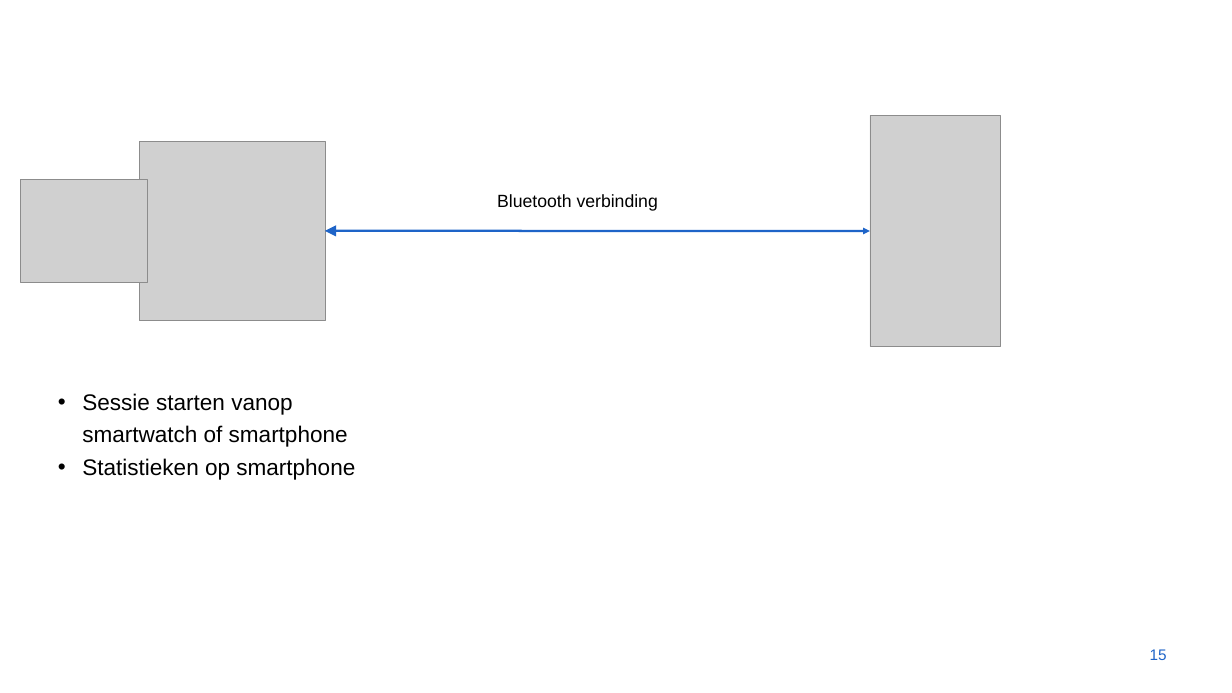
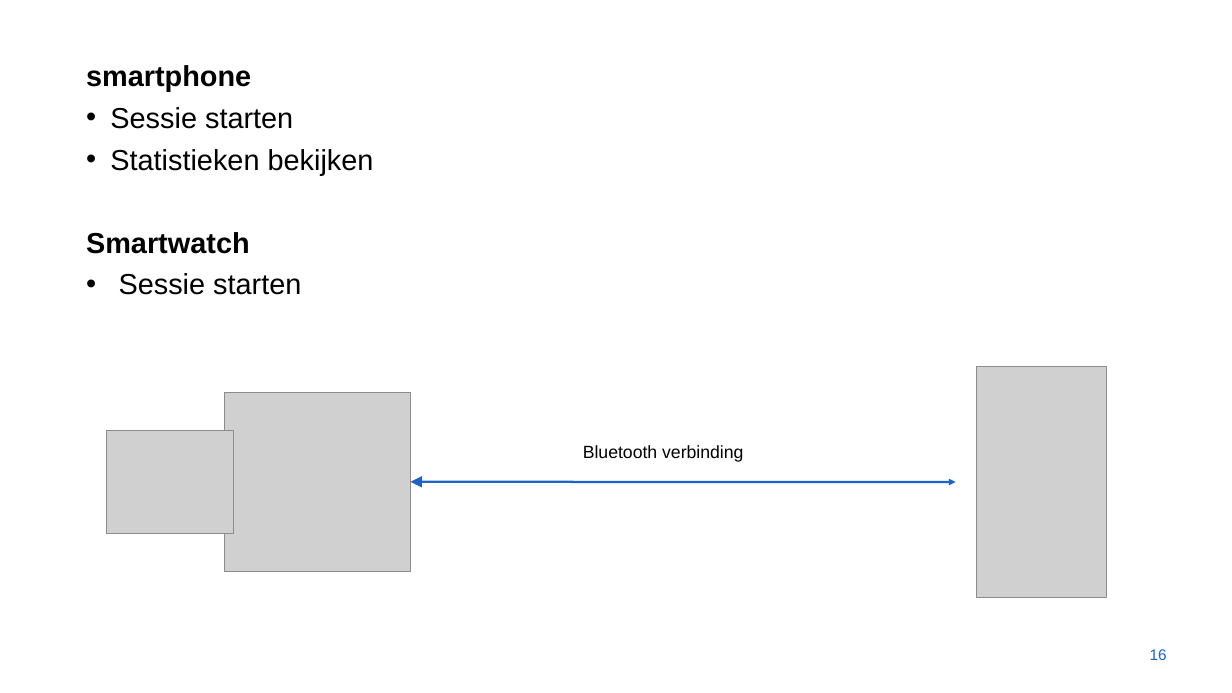
Before and after one commit to ethienpont/Ontwerp-en-ontwikkeling-van-een-Android-gezondheidsapplicatie-gefocust-op-rope-skipping, a slide deck: slide 16 of presentatie - 19 april.pptx (slide 15 before the commit). Drawn at 1232x693 pixels with LibreOffice and Linux fonts; fonts in the diff are those of the drawing; grey boxes stand for pictures; background and template pictures are left out. Boxes give left, top, right and bottom in pixels: in the first picture for what was removed or moved away, otherwise in the second. Text is boxed around its words. In the diff, an @@ line names an element or a change of style, - is before the commit and + after.

```diff
--- a/presentatie - 19 april.pptx
+++ b/presentatie - 19 april.pptx
@@ text at <box>86,65,374,295</box>: text changed; size 25 to 32 pt @@
-• Sessie starten vanop smartwatch of smartphone
-• Statistieken op smartphone
+smartphone
+• Sessie starten
+• Statistieken bekijken
+Smartwatch
+• Sessie starten
@@ picture: place and size @@
-picture at <box>870,116,1000,347</box>
+picture at <box>977,366,1107,598</box>
@@ 2 pictures, 1 text, 1 double arrow: place and size @@
-2 pictures, 1 text, 1 double arrow at <box>20,141,870,320</box>
+2 pictures, 1 text, 1 double arrow at <box>106,392,956,572</box>
@@ page number at <box>1150,649,1167,660</box>: text changed @@
-15
+16
```
Also in this commit, not shown: 6 other slides changed, 1 slide added, 17 other files.
